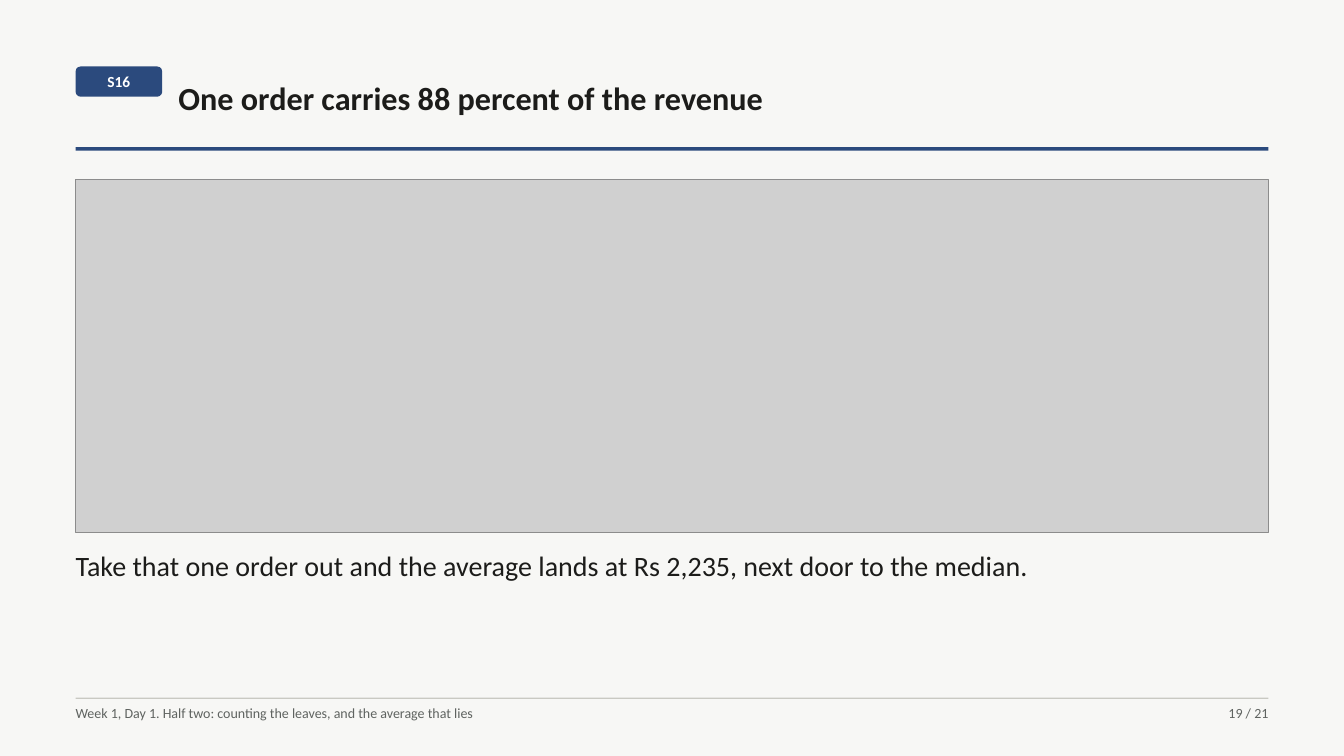
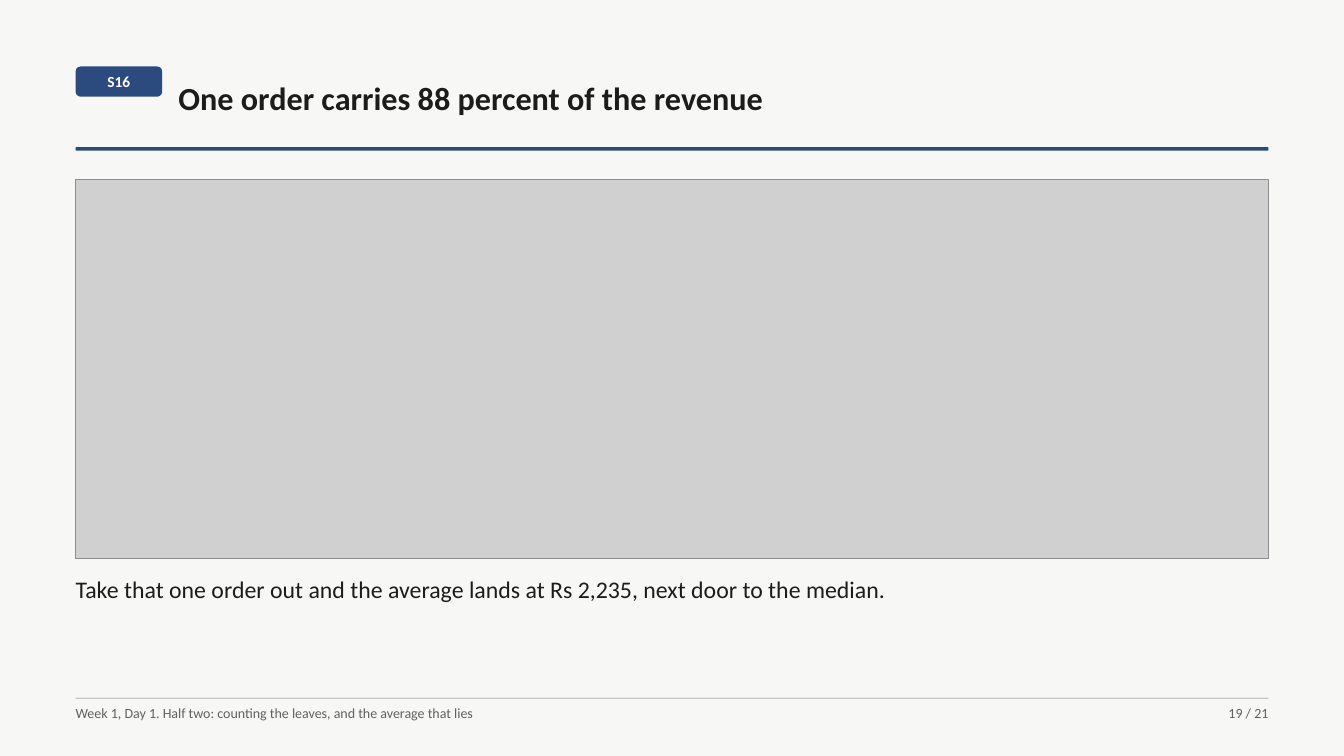
Before and after one commit to fde-academy-lab/c2-content-factory, a slide deck: slide 19 of content/W01/D1/slides/C2_W01_D01_half2_STUDENT.pptx. Drawn at 1344x756 pixels with LibreOffice and Linux fonts; fonts in the diff are those of the drawing; grey boxes stand for pictures. Boxes give left, top, right and bottom in pixels: in the first picture for what was removed or moved away, otherwise in the second. Text is boxed around its words. In the diff, an @@ line names an element or a change of style, - is before the commit and + after.

```diff
--- a/content/W01/D1/slides/C2_W01_D01_half2_STUDENT.pptx
+++ b/content/W01/D1/slides/C2_W01_D01_half2_STUDENT.pptx
@@ picture: place and size @@
-picture at [76,179,1268,532]
+picture at [76,179,1268,559]
@@ text "Take that one order out ...": place and size @@
-text "Take that one order out ..." at [76,556,1028,581]
+text "Take that one order out ..." at [76,581,885,602]
@@ text "Take that one order out ..." at [76,581,885,602]: size 20 to 17 pt; less space between paragraphs @@
```
Also in this commit, not shown: 3 other slides changed, 10 other files.
